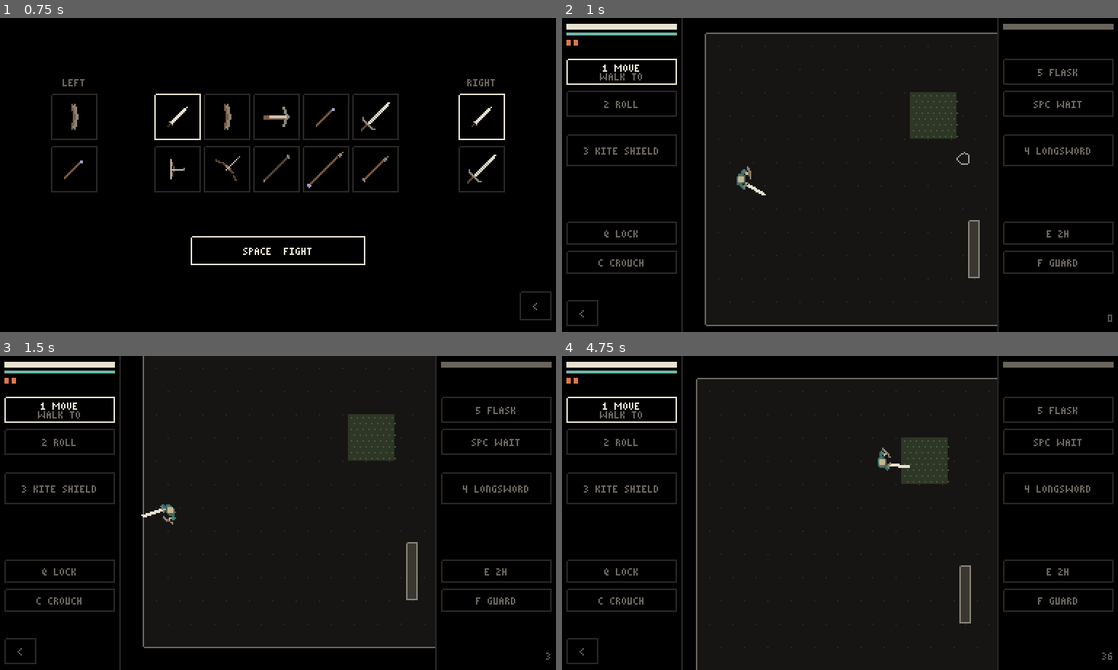
Above: before the commit, frames 1-4 (two rows, left to right).
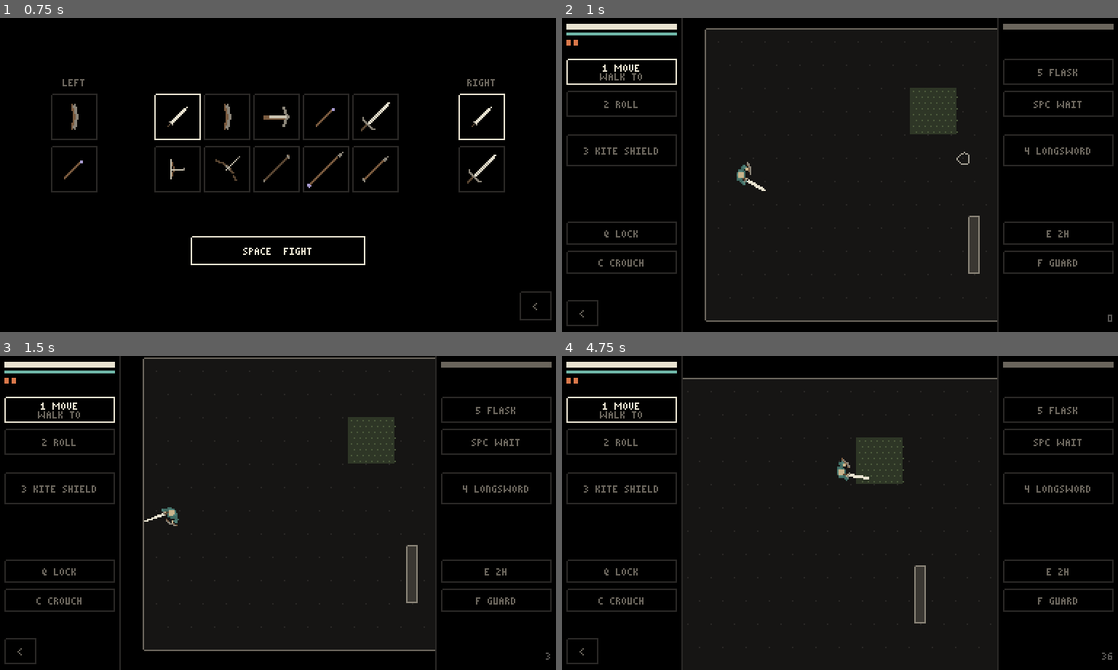
Above: after the commit, the same moments.

Repository: Martin-Hourigan/Pack-hero
Game: Godot game, scene res://scenes/duel.tscn
The game is run twice, just before and just after one commit, with the same random seed, the same clock (stepped at 60 frames per second) and the same inputs.
Inputs (mouse positions are in pixels of both pictures, inside the frame that each line leads up to):
- Up to frame 1 (0.75 s): tap Enter at 0.5 s; move the mouse to (400, 159) at 0.52 s; hold Right from 0.53 s (still down); tap 1 at 0.6 s; click (400, 159) at 0.67 s
- Up to frame 2 (1 s): keep holding Right; tap Space at 0.77 s
- Up to frame 3 (1.5 s): release Right at 1.25 s; drag from (166, 528) to (250, 575) at 1.27 s
- Up to frame 4 (4.75 s): tap Space at 2, 3.77 s; move the mouse to (895, 443) at 2.02 s; hold Right 2.03-2.75 s; tap 3 at 2.1 s; click (895, 443) at 2.17 s; drag from (812, 575) to (673, 465) at 2.77 s; move the mouse to (1006, 560) at 3.52 s; hold Left 3.53-4.25 s; tap 5 at 3.6 s; click (1006, 560) at 3.67 s; drag from (673, 465) to (756, 434) at 4.27 s

Frame 1 is identical in both runs. In frame 2, 1.6% of the frame differs, in the area x 25-79%, y 3-99%; in frame 3, 1.3%; in frame 4, 3.6%, in the area x 21-74%, y 6-100%.

Commit message:
Take out the view leaning toward the mouse

Diff:
--- a/scripts/duel_main.gd
+++ b/scripts/duel_main.gd
@@ -53,10 +53,6 @@
 const SAME_TAP := 10.0  # px: a second tap this near the aim does it
 const VIEW := Rect2(84, 0, 216, 216)  # the world's square on the screen
 const DRAG := 6.0  # px a press moves before it's a drag (to look around)
-## PC: the mouse further than LOOK_NEAR px from the view's middle leans
-## the view that way, LOOK_LEAN px for each px further. PLACEHOLDER.
-const LOOK_NEAR := 40.0
-const LOOK_LEAN := 0.8
 
 var duel: Duel
 var mode := "title"  # title, gear, duel
@@ -81,7 +77,6 @@
 var held := ""  # the button being held down
 var waited_at := 0.0  # clock when a held WAIT last waited
 var step_t := STEP_T  # s the step being shown takes on screen
-var look := Vector2.ZERO  # PC: how far the view leans toward the mouse
 ## MOVE's way of walking (tap MOVE again to choose): "to" (tap a spot:
 ## walk there), "hold" (held down: walk straight toward it, a step at a
 ## time, until let go), "step" (one step toward where you tap).
@@ -206,22 +201,18 @@
 
 
 ## The camera: on the hero (where he's drawn), kept to the room (a room
-## smaller than the view sits in its middle), leaning toward the mouse
-## (PC), moved by `pan`, but never so far the hero's off the view.
+## smaller than the view sits in its middle), moved by `pan` (scrolling
+## back once he does something), but never so far the hero's off the view.
 func _camera(dt: float) -> void:
 	var h := duel.hero
 	var p := h.pos if h.was.is_empty() or u >= 1.0 else Vector2(h.was["pos"]).lerp(h.pos, u)
-	if not touch and VIEW.has_point(hover):
-		var off := hover - VIEW.get_center()
-		var want_look := off.normalized() * maxf(off.length() - LOOK_NEAR, 0.0) * LOOK_LEAN if off.length() > 0.0 else Vector2.ZERO
-		look = look.lerp(want_look, 1.0 - exp(-dt * 6.0))  # eased
 	if homing:
 		pan = pan.lerp(Vector2.ZERO, 1.0 - exp(-dt * HOME_RATE))
 		if pan.length() < 0.5:
 			pan = Vector2.ZERO
 			homing = false
 	var a := duel.area.grow(12)
-	var c := p + look - VIEW.size / 2.0
+	var c := p - VIEW.size / 2.0
 	for i in 2:
 		if a.size[i] <= VIEW.size[i]:
 			c[i] = a.position[i] + (a.size[i] - VIEW.size[i]) / 2.0
Not shown, changed: PLAN.md
